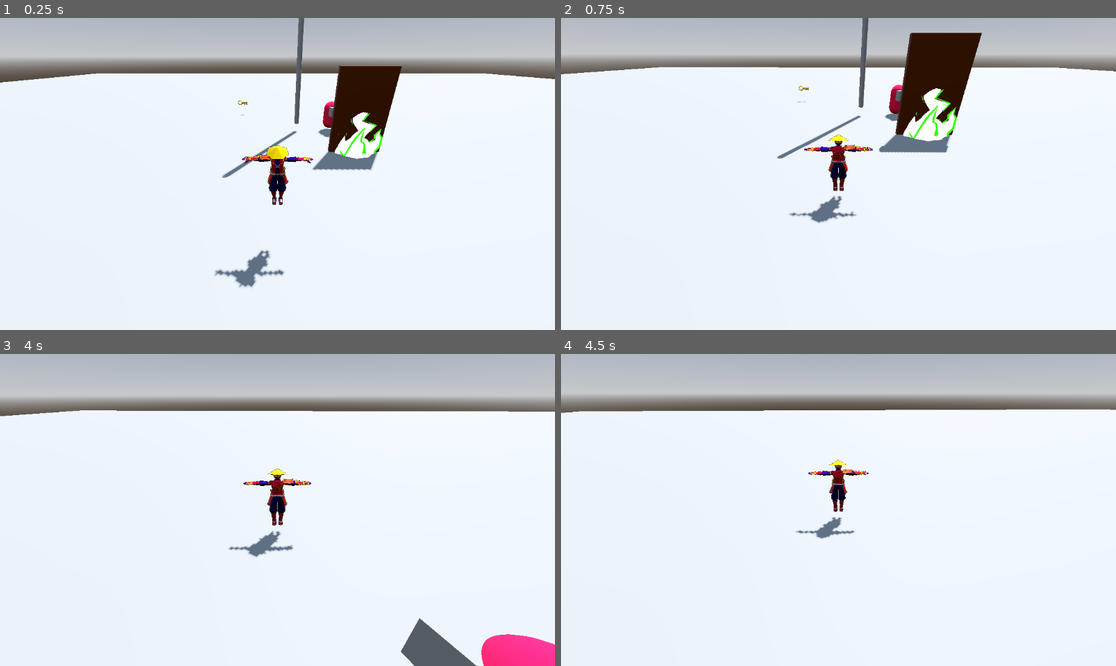
Above: before the commit, frames 1-4 (two rows, left to right).
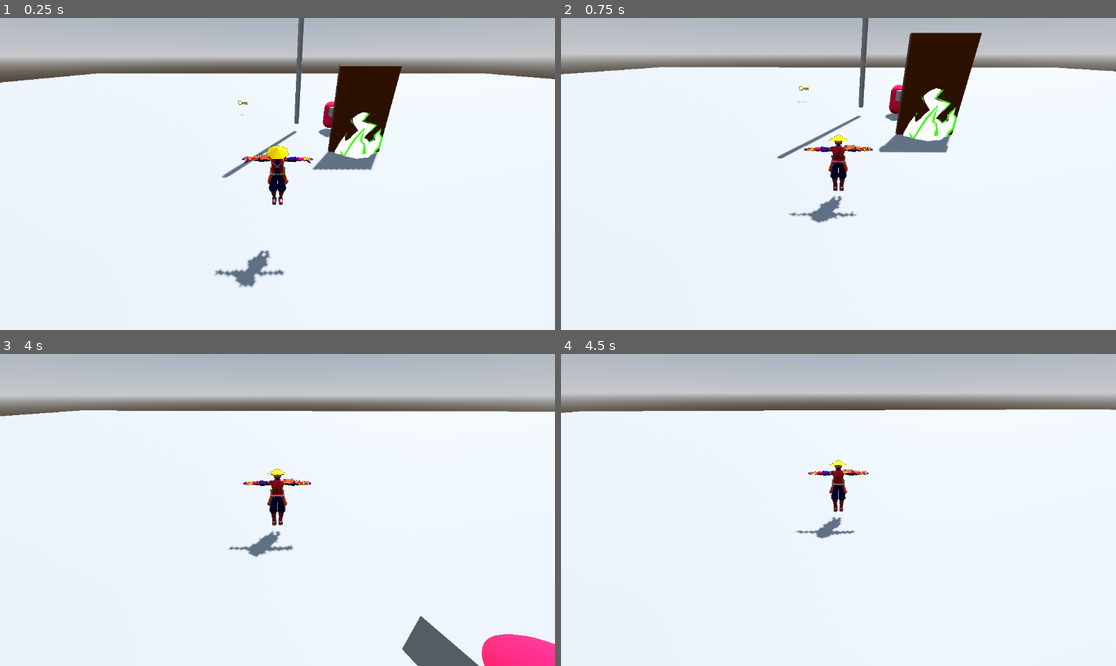
Above: after the commit, the same moments.

Repository: badihaki/samurai-jam
Game: Godot game, scene res://Level/test_room.tscn
Two runs of this game, one before a commit and one after it. Both use one fixed random seed, a clock stepped at 60 frames per second and the inputs below.
Inputs (mouse positions are in pixels of both pictures, inside the frame that each line leads up to):
- Up to frame 1 (0.25 s): no input
- Up to frame 2 (0.75 s): tap Enter (ui_accept) at 0.5 s; move the mouse to (832, 180) at 0.52 s; hold W (move_forward) from 0.53 s (still down); click (832, 180) at 0.6 s
- Up to frame 3 (4 s): tap Enter (ui_accept) at 0.77, 1.52, 3.02, 3.77 s; move the mouse to (316, 513) at 1.27 s; tap Space (dash) at 1.35 s; move the mouse to (233, 506) at 2.02 s; tap Tab at 2.1 s; move the mouse to (283, 510) at 2.77 s; release W (move_forward) at 2.78 s; hold A (move_left) 2.78-3.53 s; tap F at 2.85 s; click (283, 510) at 2.92 s; move the mouse to (255, 503) at 3.52 s; hold W (move_forward) from 3.53 s (still down); click (255, 503) at 3.6 s
- Up to frame 4 (4.5 s): keep holding W (move_forward); move the mouse to (866, 510) at 4.27 s; tap Space (dash) at 4.35 s

Frames 1-2 are identical in both runs. In frame 3, 0.2% of the frame differs, in the area x 72-100%, y 83-100%; in frame 4, nothing differs.

Commit message:
prepull commit

Diff:
--- a/Level/test_room.tscn
+++ b/Level/test_room.tscn
@@ -24,7 +24,7 @@
 glow_enabled = true
 
 [sub_resource type="NavigationMesh" id="NavigationMesh_tu0k6"]
-vertices = PackedVector3Array(-8.9796, 0.5, -8.9796, -8.9796, 0.5, 9.0204, 9.0204, 0.5, 9.0204, 9.0204, 0.5, -8.9796)
+vertices = PackedVector3Array(-67.5861, 0.5, -67.5861, -67.5861, 0.5, 67.6639, 67.6639, 0.5, 67.6639, 67.6639, 0.5, -67.5861)
 polygons = [PackedInt32Array(3, 2, 0), PackedInt32Array(0, 2, 1)]
 
 [sub_resource type="PlaneMesh" id="PlaneMesh_1odr5"]
@@ -35,8 +35,6 @@
 [sub_resource type="CylinderMesh" id="CylinderMesh_w6lj2"]
 
 [sub_resource type="CylinderShape3D" id="CylinderShape3D_4vcg1"]
-
-[sub_resource type="BoxMesh" id="BoxMesh_oq72u"]
 
 [sub_resource type="Resource" id="Resource_j40mf"]
 script = ExtResource("3_xwdi0")
@@ -93,14 +91,6 @@
 [node name="CollisionShape3D" type="CollisionShape3D" parent="Env/Bamboo-Stalk/StaticBody3D"]
 shape = SubResource("CylinderShape3D_4vcg1")
 
-[node name="MeshInstance3D" type="MeshInstance3D" parent="Env"]
-transform = Transform3D(1, 0, 0, 0, 1, 0, 0, 0, 1, 2.64171, 3.90324, 9.93499)
-mesh = SubResource("BoxMesh_oq72u")
-
-[node name="StaticBody3D" type="StaticBody3D" parent="Env/MeshInstance3D"]
-
-[node name="CollisionShape3D" type="CollisionShape3D" parent="Env/MeshInstance3D/StaticBody3D"]
-
 [node name="Player" parent="." instance=ExtResource("1_h2g0p")]
 transform = Transform3D(1, 0, 0, 0, 1, 0, 0, 0, 1, -4.70279, 2.53935, 6.91916)
 
Not shown: 1 places in Level/test_room.tscn that only renumber resources
